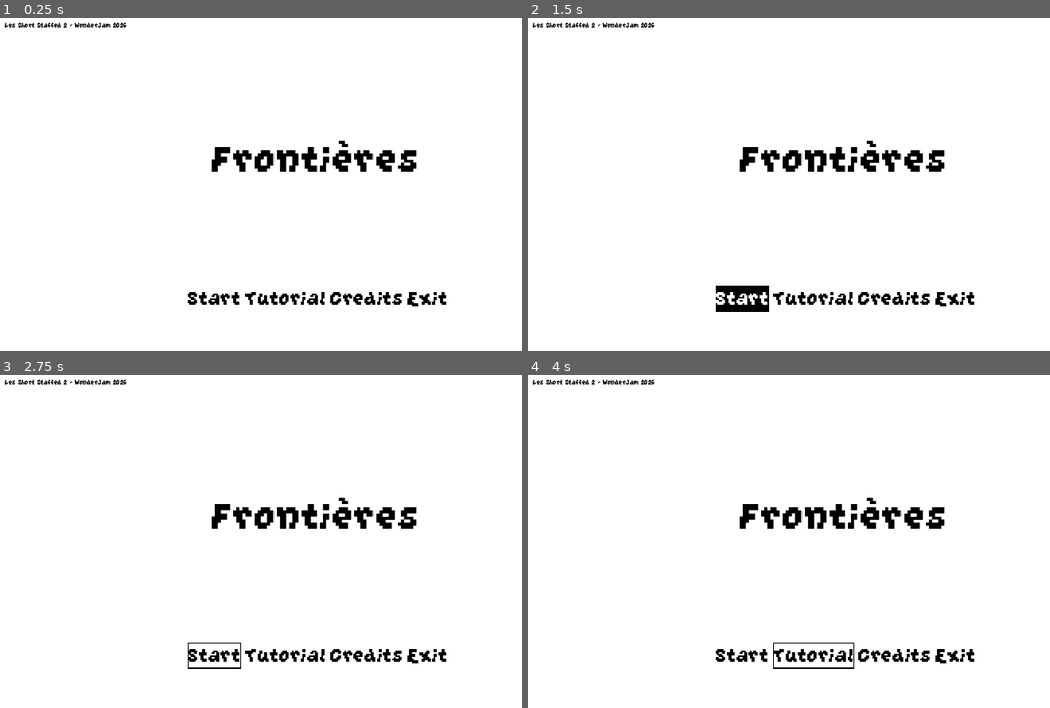
Above: before the commit, frames 1-4 (two rows, left to right).
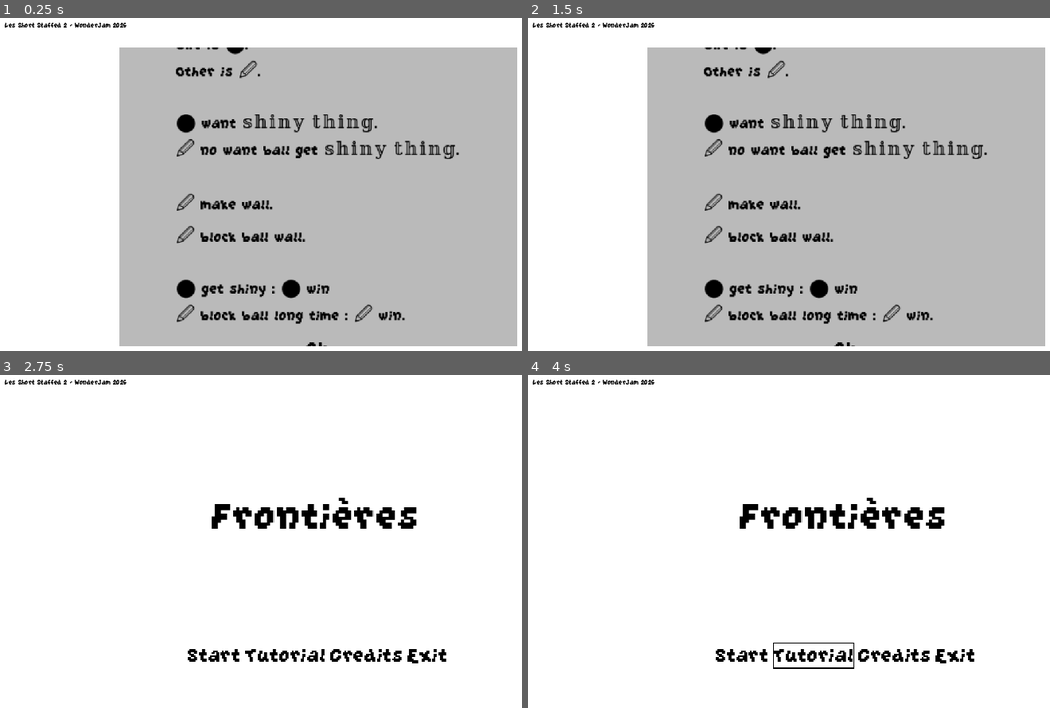
Above: after the commit, the same moments.

Repository: Silver-Ink/GameJamAirConditionner
Game: Godot game, scene res://titel_screen.tscn
Two runs of this game, one before a commit and one after it. Both use one fixed random seed, a clock stepped at 60 frames per second and the inputs below. This scene is started directly instead of the project's main scene.
Inputs (mouse positions are in pixels of both pictures, inside the frame that each line leads up to):
- Up to frame 1 (0.25 s): no input
- Up to frame 2 (1.5 s): click "Start" at 0.5 s; click "Start" at 1.25 s
- Up to frame 3 (2.75 s): click (318, 704) at 2 s, where only the run after the commit has a clickable "Ok"
- Up to frame 4 (4 s): click "Tutorial" at 2.75 s; click (846, 704) at 3.5 s, where only the run after the commit has a clickable "Ok"

The runs differ from the first frame. In frame 1, 68% of the frame differs, in the area x 22-100%, y 8-99%; in frame 2, 68%; in frame 3, less than 0.1%; in frame 4, nothing differs.

Commit message:
tutorial

Diff:
--- /dev/null
+++ b/titel_screen.gd
@@ -0,0 +1,13 @@
+extends Control
+
+
+func _on_exit_button_up() -> void:
+	get_tree().quit()
+
+
+func _on_tutorial_button_up() -> void:
+	$ColorRect/Popup.show()
+
+
+func _on_popup_ok_button_up() -> void:
+	$ColorRect/Popup.hide()
--- a/titel_screen.tscn
+++ b/titel_screen.tscn
@@ -1,7 +1,9 @@
-[gd_scene load_steps=3 format=3 uid="uid://chtejwyiwus3t"]
+[gd_scene load_steps=5 format=3 uid="uid://chtejwyiwus3t"]
 
 [ext_resource type="FontFile" uid="uid://csrffm6wv1hp3" path="res://assets/Font-GrapeSoda.ttf" id="1_4g5e3"]
+[ext_resource type="Script" path="res://titel_screen.gd" id="1_dwbdc"]
 [ext_resource type="Theme" uid="uid://b3qn60h1iw1g" path="res://main_screen.tres" id="1_oda6m"]
+[ext_resource type="FontFile" uid="uid://bgil4ogustkiw" path="res://assets/GrapeSodaNerdFont-Regular.ttf" id="4_r7oqi"]
 
 [node name="TitelScreen" type="Control"]
 layout_mode = 3
@@ -10,6 +12,7 @@
 anchor_bottom = 1.0
 grow_horizontal = 2
 grow_vertical = 2
+script = ExtResource("1_dwbdc")
 
 [node name="Camera2D" type="Camera2D" parent="."]
 anchor_mode = 0
@@ -86,3 +89,57 @@
 theme_override_fonts/font = ExtResource("1_4g5e3")
 theme_override_font_sizes/font_size = 50
 text = "Exit"
+
+[node name="Popup" type="Popup" parent="ColorRect"]
+initial_position = 1
+size = Vector2i(800, 600)
+visible = true
+
+[node name="ColorRect" type="ColorRect" parent="ColorRect/Popup"]
+anchors_preset = 15
+anchor_right = 1.0
+anchor_bottom = 1.0
+grow_horizontal = 2
+grow_vertical = 2
+color = Color(0.728822, 0.728822, 0.728822, 1)
+
+[node name="Sections" type="VBoxContainer" parent="ColorRect/Popup/ColorRect"]
+layout_mode = 1
+anchors_preset = 15
+anchor_right = 1.0
+anchor_bottom = 1.0
+grow_horizontal = 2
+grow_vertical = 2
+theme = ExtResource("1_oda6m")
+alignment = 1
+
+[node name="Text" type="CenterContainer" parent="ColorRect/Popup/ColorRect/Sections"]
+layout_mode = 2
+
+[node name="Label" type="Label" parent="ColorRect/Popup/ColorRect/Sections/Text"]
+layout_mode = 2
+theme_override_fonts/font = ExtResource("4_r7oqi")
+theme_override_font_sizes/font_size = 36
+text = "One is ⬤.
+Other is 🖉.
+
+⬤ want 𝕤𝕙𝕚𝕟𝕪 𝕥𝕙𝕚𝕟𝕘.
+🖉 no want ball get 𝕤𝕙𝕚𝕟𝕪 𝕥𝕙𝕚𝕟𝕘.
+
+🖉 make wall.
+🖉 block ball wall.
+
+⬤ get shiny : ⬤ win
+🖉 block ball long time : 🖉 win."
+
+[node name="Button" type="CenterContainer" parent="ColorRect/Popup/ColorRect/Sections"]
+layout_mode = 2
+
+[node name="Ok" type="Button" parent="ColorRect/Popup/ColorRect/Sections/Button"]
+layout_mode = 2
+theme_override_font_sizes/font_size = 50
+text = "Ok"
+
+[connection signal="button_up" from="ColorRect/Sections/MenuWrapper/Menu/Tutorial" to="." method="_on_tutorial_button_up"]
+[connection signal="button_up" from="ColorRect/Sections/MenuWrapper/Menu/Exit" to="." method="_on_exit_button_up"]
+[connection signal="button_up" from="ColorRect/Popup/ColorRect/Sections/Button/Ok" to="." method="_on_popup_ok_button_up"]
